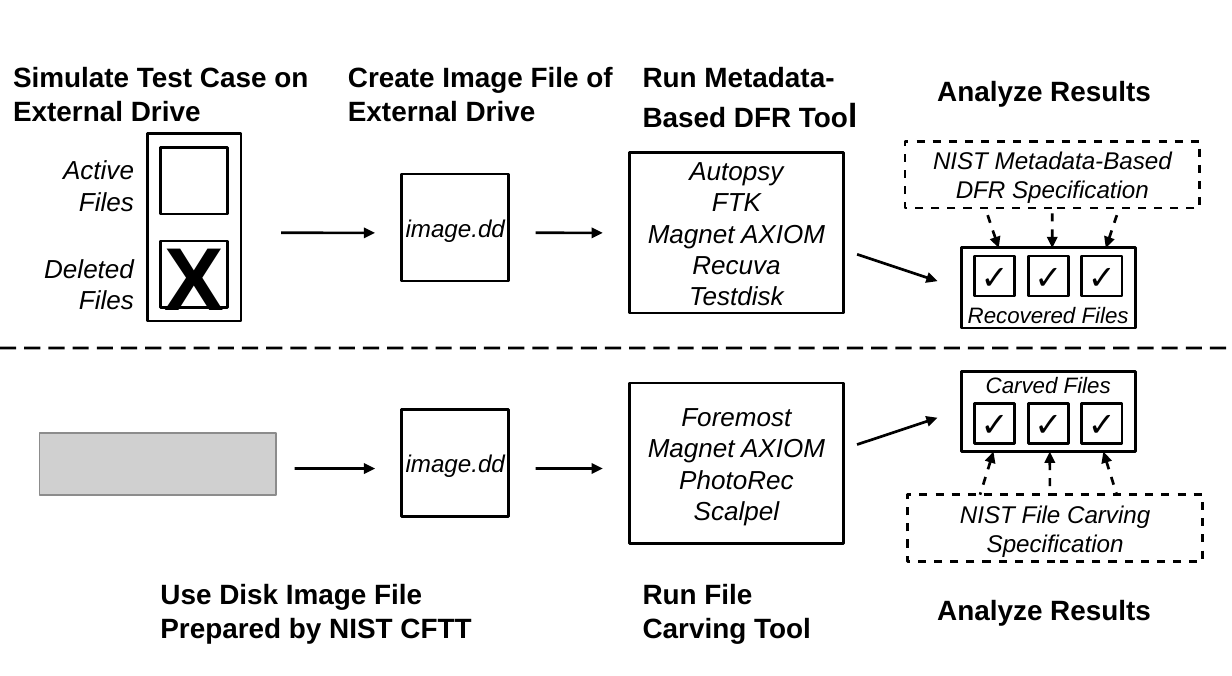
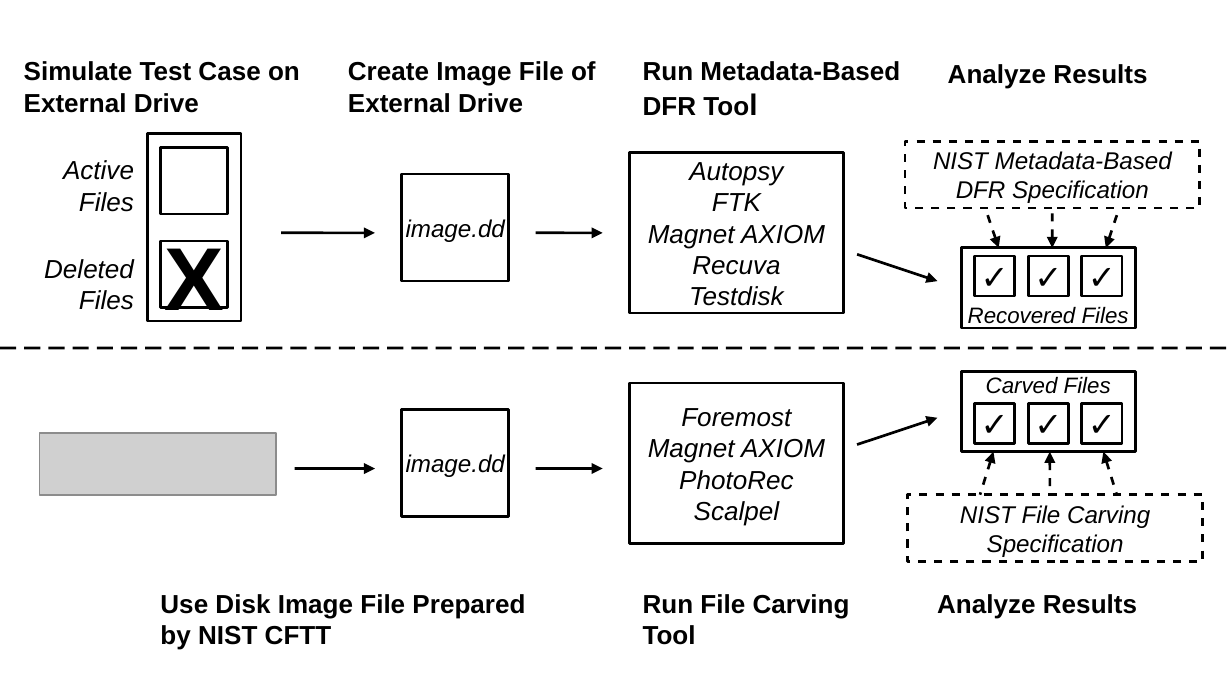
Before and after one commit to sankardasroy/Digital-Forensics-Research, a slide deck: slide 2 of dfr_metadata/book_chapter/fig/overview.odp. Drawn at 1232x676 pixels with LibreOffice and Linux fonts; fonts in the diff are those of the drawing; grey boxes stand for pictures. Boxes give left, top, right and bottom in pixels: in the first picture for what was removed or moved away, otherwise in the second. Text is boxed around its words. In the diff, an @@ line names an element or a change of style, - is before the commit and + after.

```diff
--- a/dfr_metadata/book_chapter/fig/overview.odp
+++ b/dfr_metadata/book_chapter/fig/overview.odp
@@ text "Simulate Test Case on External ...": place and size @@
-text "Simulate Test Case on External ..." at (13,66,308,122)
+text "Simulate Test Case on External ..." at (24,61,300,113)
@@ text "Run Metadata-Based DFR Tool" at (643,61,900,115): size 15 to 14 pt; size 18 to 16 pt in "Tool" @@
@@ size 15 to 14 pt in 6 elements at (348,61,596,113), (937,594,1137,619), (160,594,525,650), (643,594,850,645), (24,61,300,113), (948,64,1147,89) @@
@@ text "Analyze Results": place and size @@
-text "Analyze Results" at (937,80,1151,106)
+text "Analyze Results" at (948,64,1147,89)
@@ text "Use Disk Image File Prepared ...": place and size @@
-text "Use Disk Image File Prepared ..." at (160,583,471,643)
+text "Use Disk Image File Prepared ..." at (160,594,525,650)
@@ text "Run File Carving Tool": place and size @@
-text "Run File Carving Tool" at (643,583,811,643)
+text "Run File Carving Tool" at (643,594,850,645)
```
Also in this commit, not shown: 9 other files.
